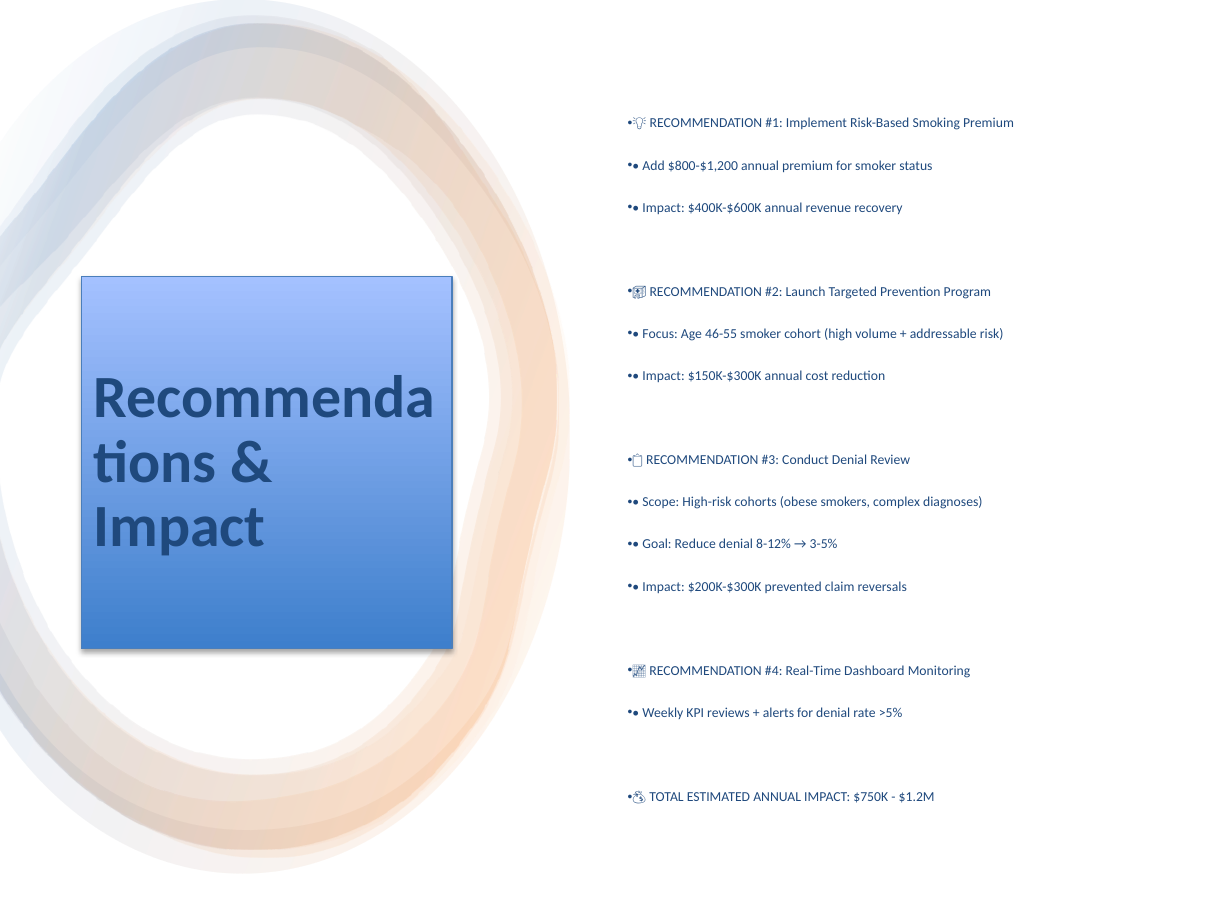
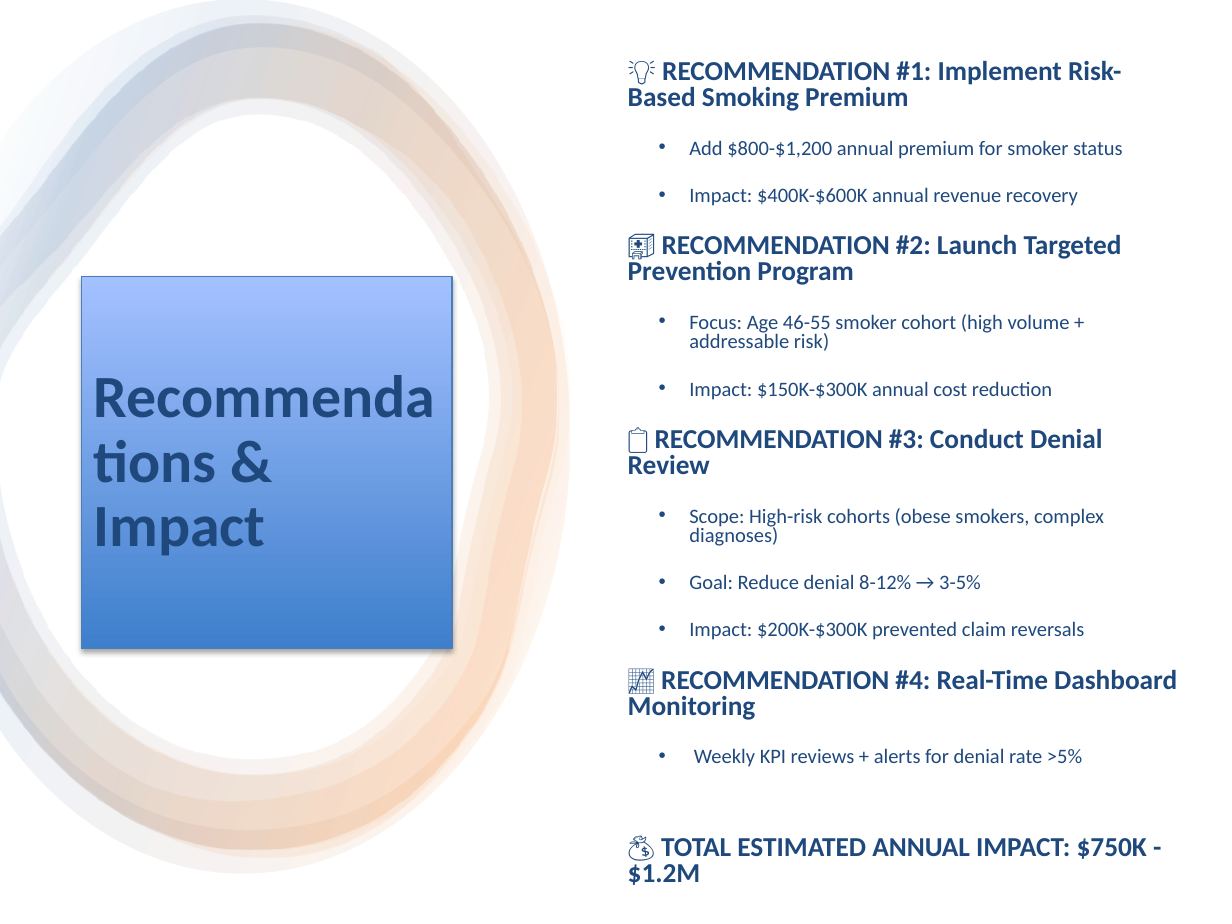
Before and after one commit to chandanaks2010-dev/Healthcare-Insurance-Claim-Analysis-And-Denial-Patterns-Dashboard, a slide deck: slide 7 of report/Healthcare_Insurance_Dashboard_Presentation.pptx. Drawn at 1232x924 pixels with LibreOffice and Linux fonts; fonts in the diff are those of the drawing. Boxes give left, top, right and bottom in pixels: in the first picture for what was removed or moved away, otherwise in the second. Text is boxed around its words. In the diff, an @@ line names an element or a change of style, - is before the commit and + after.

```diff
--- a/report/Healthcare_Insurance_Dashboard_Presentation.pptx
+++ b/report/Healthcare_Insurance_Dashboard_Presentation.pptx
@@ text "💡 RECOMMENDATION #1: Implement Risk-Based ...": place and size @@
-text "💡 RECOMMENDATION #1: Implement Risk-Based ..." at [642,117,1014,803]
+text "💡 RECOMMENDATION #1: Implement Risk-Based ..." at [628,60,1177,885]
@@ text at [628,60,1177,885]: size 8 to 16 pt, bold on in "💡 RECOMMENDATION #1: Implement Risk-Based Smoking Premium", "🏥 RECOMMENDATION #2: Launch Targeted Prevention Program", "📋 RECOMMENDATION #3: Conduct Denial Review", "📈 RECOMMENDATION #4: Real-Time Dashboard Monitoring" and 1 more places; bullet • to none; line spacing 0.9 to 0.8 @@
@@ text at [689,140,1123,206]: text changed; size 8 to 12 pt @@
-• • Add $800-$1,200 annual premium for smoker status
-• • Impact: $400K-$600K annual revenue recovery
+  • Add $800-$1,200 annual premium for smoker status
+  • Impact: $400K-$600K annual revenue recovery
@@ text at [689,314,1070,400]: text changed; size 8 to 12 pt @@
-• • Focus: Age 46-55 smoker cohort (high volume + addressable risk)
-• • Impact: $150K-$300K annual cost reduction
+  • Focus: Age 46-55 smoker cohort (high volume + addressable risk)
+  • Impact: $150K-$300K annual cost reduction
@@ text at [689,508,1104,640]: text changed; size 8 to 12 pt @@
-• • Scope: High-risk cohorts (obese smokers, complex diagnoses)
-• • Goal: Reduce denial 8-12% → 3-5%
-• • Impact: $200K-$300K prevented claim reversals
+  • Scope: High-risk cohorts (obese smokers, complex diagnoses)
+  • Goal: Reduce denial 8-12% → 3-5%
+  • Impact: $200K-$300K prevented claim reversals
@@ text at [694,748,1082,767]: text changed; size 8 to 12 pt @@
-• • Weekly KPI reviews + alerts for denial rate >5%
+  • Weekly KPI reviews + alerts for denial rate >5%
```
Also in this commit, not shown: 6 other slides changed, 1 slide added.
